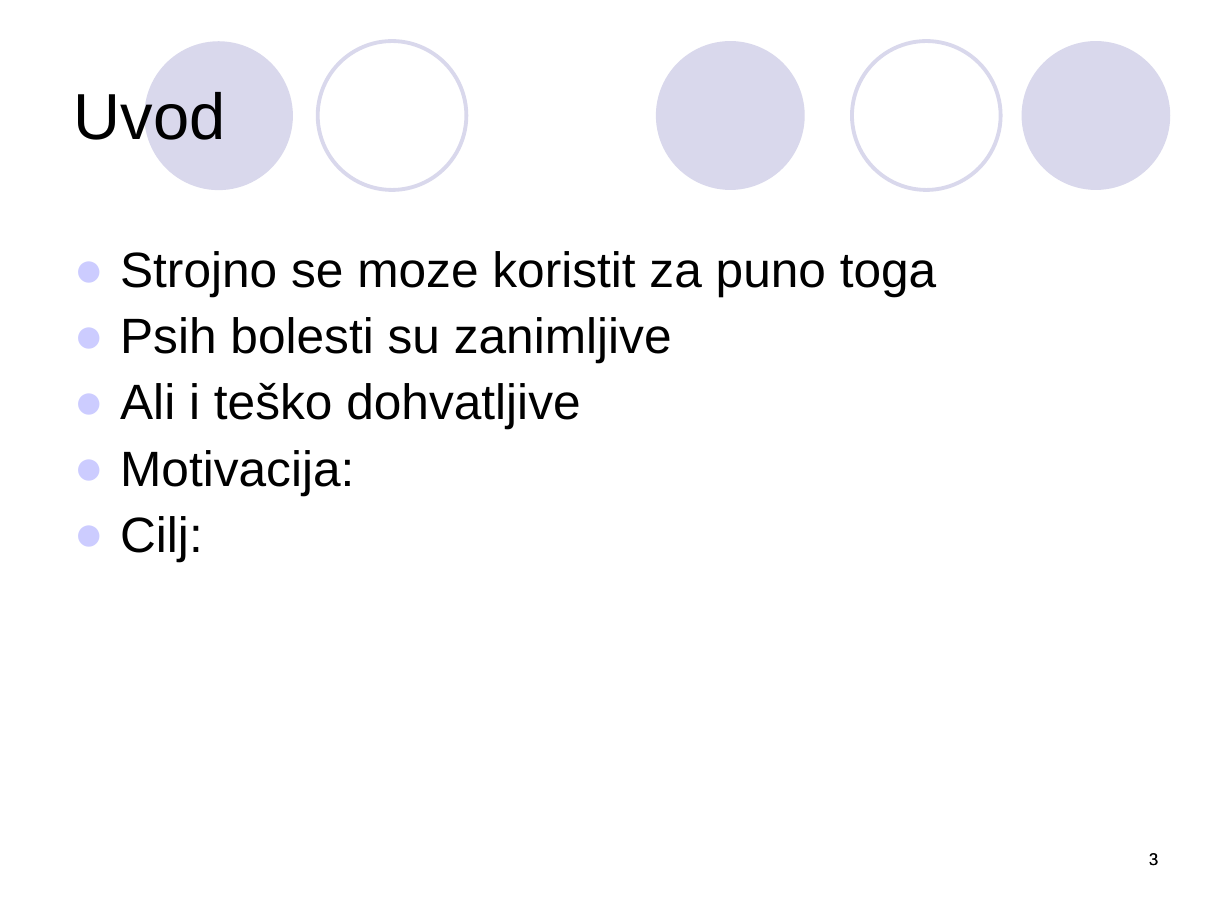
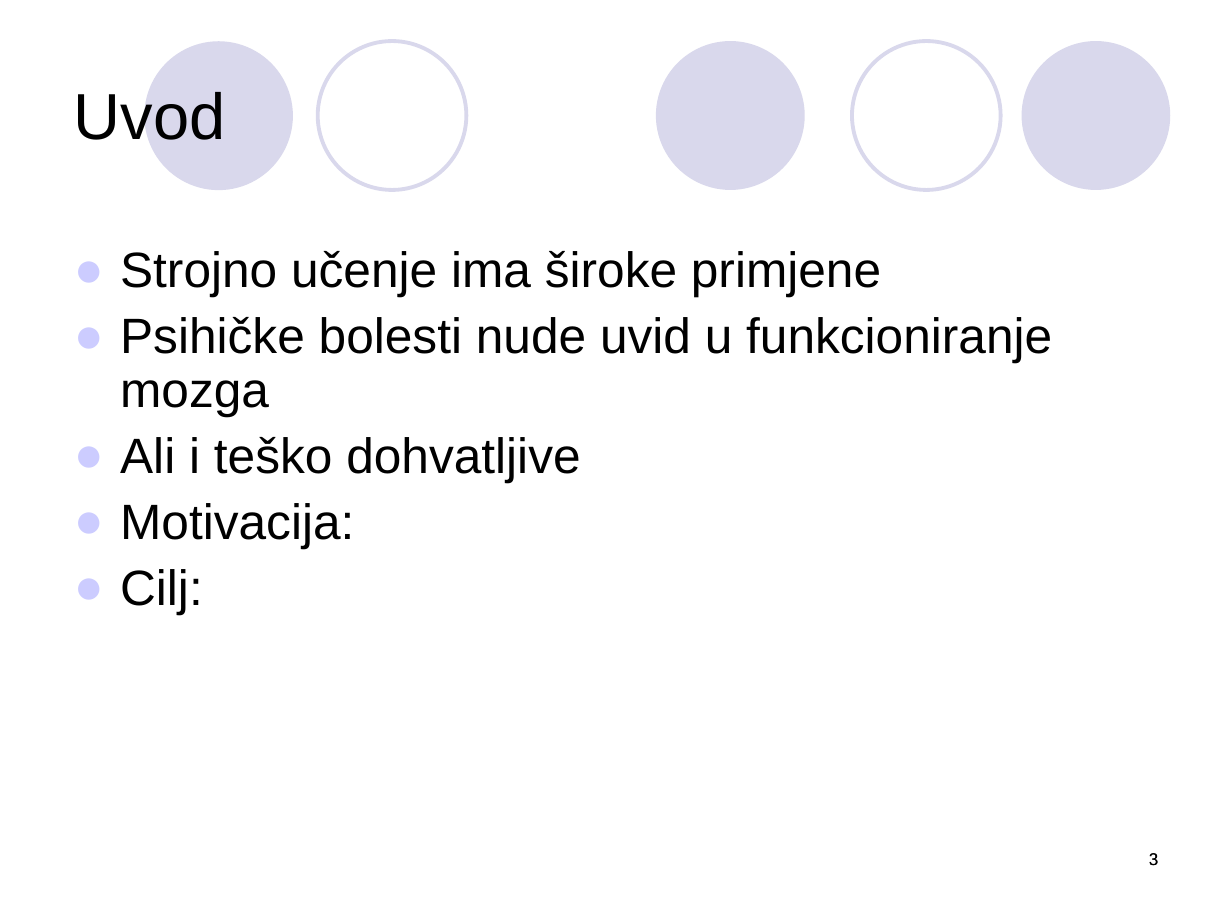
Before and after one commit to Monk-NT/hr-mental-health, a slide deck: slide 3 of docs/Grdjan.ppt. Drawn at 1232x924 pixels with LibreOffice and Linux fonts; fonts in the diff are those of the drawing. Boxes give left, top, right and bottom in pixels: in the first picture for what was removed or moved away, otherwise in the second. Text is boxed around its words. In the diff, an @@ line names an element or a change of style, - is before the commit and + after.

```diff
--- a/docs/Grdjan.ppt
+++ b/docs/Grdjan.ppt
@@ text at [120,251,1052,417]: text changed @@
-● Strojno se moze koristit za puno toga
-● Psih bolesti su zanimljive
+● Strojno učenje ima široke primjene
+● Psihičke bolesti nude uvid u funkcioniranje mozga
```
Also in this commit, not shown: 3 other slides changed.
